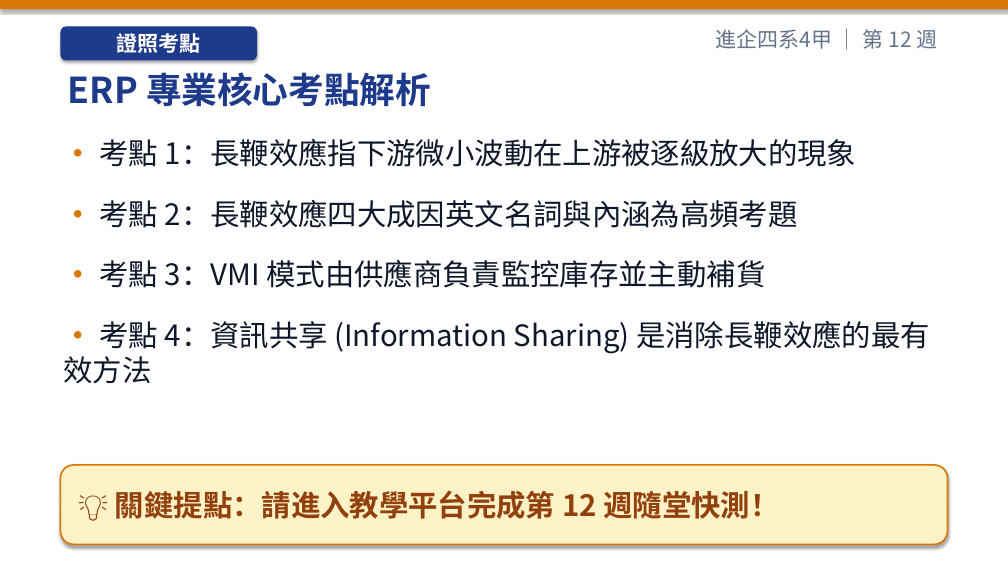
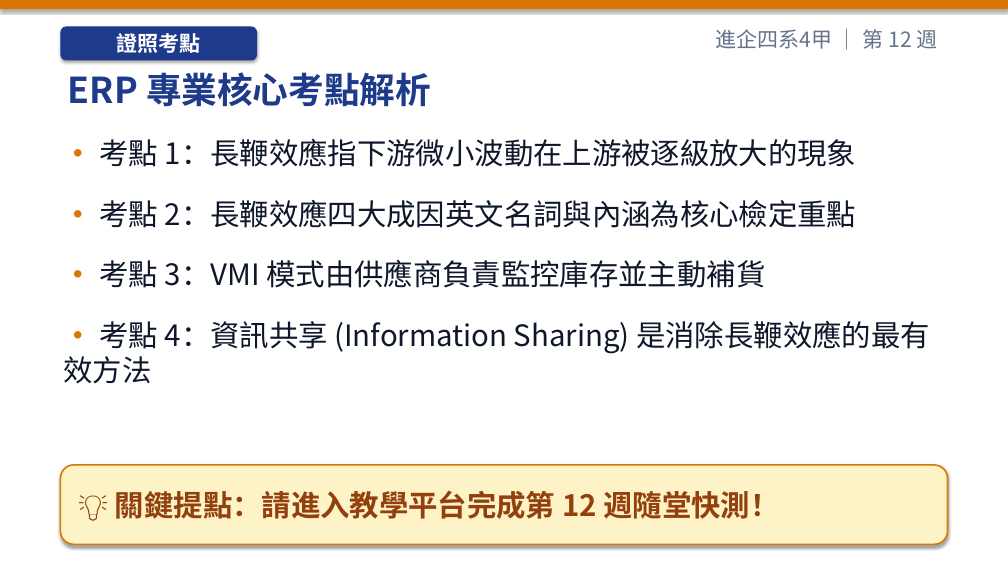
Before and after one commit to h12s12bs/vnu-enterprise-resource-planning, a slide deck: slide 8 of 01_每週教學簡報_PPT/ERP_第12週_供應鏈管理_(SCM)_與跨企業協同運作.pptx. Drawn at 1008x567 pixels with LibreOffice and Linux fonts; fonts in the diff are those of the drawing. Boxes give left, top, right and bottom in pixels: in the first picture for what was removed or moved away, otherwise in the second. Text is boxed around its words. In the diff, an @@ line names an element or a change of style, - is before the commit and + after.

```diff
--- a/01_每週教學簡報_PPT/ERP_第12週_供應鏈管理_(SCM)_與跨企業協同運作.pptx
+++ b/01_每週教學簡報_PPT/ERP_第12週_供應鏈管理_(SCM)_與跨企業協同運作.pptx
@@ text at [100, 200, 857, 228]: text changed @@
-• 考點 2：長鞭效應四大成因英文名詞與內涵為高頻考題
+• 考點 2：長鞭效應四大成因英文名詞與內涵為核心檢定重點
```
Also in this commit, not shown: 26 other files.
